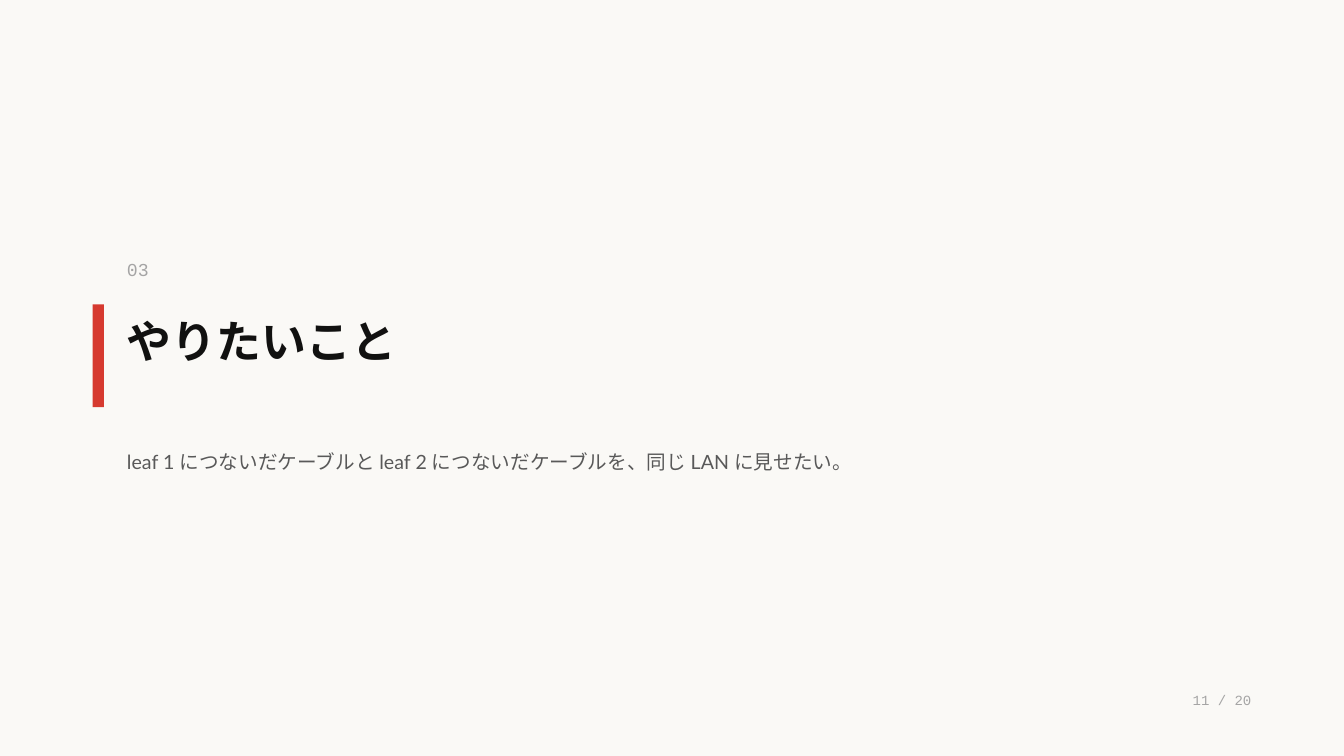
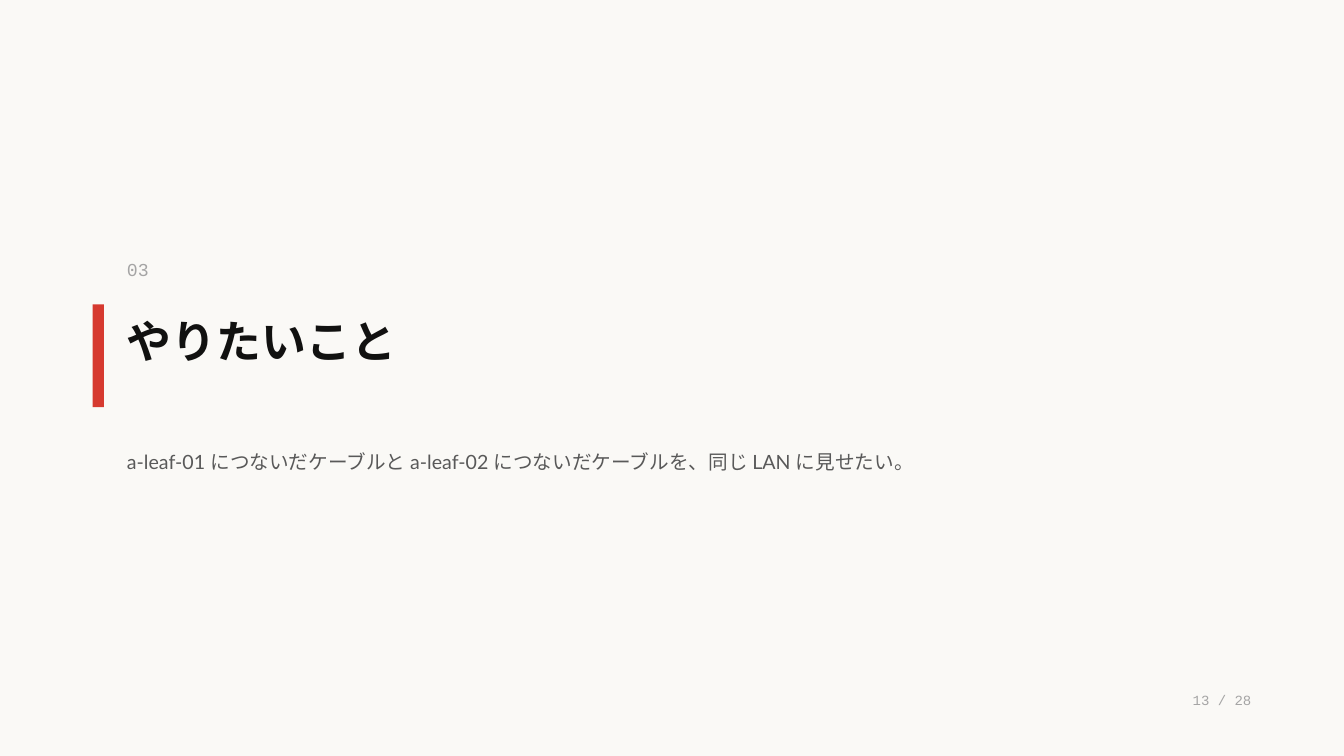
Before and after one commit to eddie-eights/nwc-poc, a slide deck: slide 13 of docs/lab-network-architecter.pptx (slide 11 before the commit). Drawn at 1344x756 pixels with LibreOffice and Linux fonts; fonts in the diff are those of the drawing. Boxes give left, top, right and bottom in pixels: in the first picture for what was removed or moved away, otherwise in the second. Text is boxed around its words. In the diff, an @@ line names an element or a change of style, - is before the commit and + after.

```diff
--- a/docs/lab-network-architecter.pptx
+++ b/docs/lab-network-architecter.pptx
@@ text at (127, 452, 914, 471): text changed @@
-leaf 1 につないだケーブルと leaf 2 につないだケーブルを、同じ LAN に見せたい。
+a-leaf-01 につないだケーブルと a-leaf-02 につないだケーブルを、同じ LAN に見せたい。
@@ text at (1193, 696, 1252, 705): text changed @@
-11 / 20
+13 / 28
```
Also in this commit, not shown: 18 other slides changed, 8 slides added, 1 other file.
